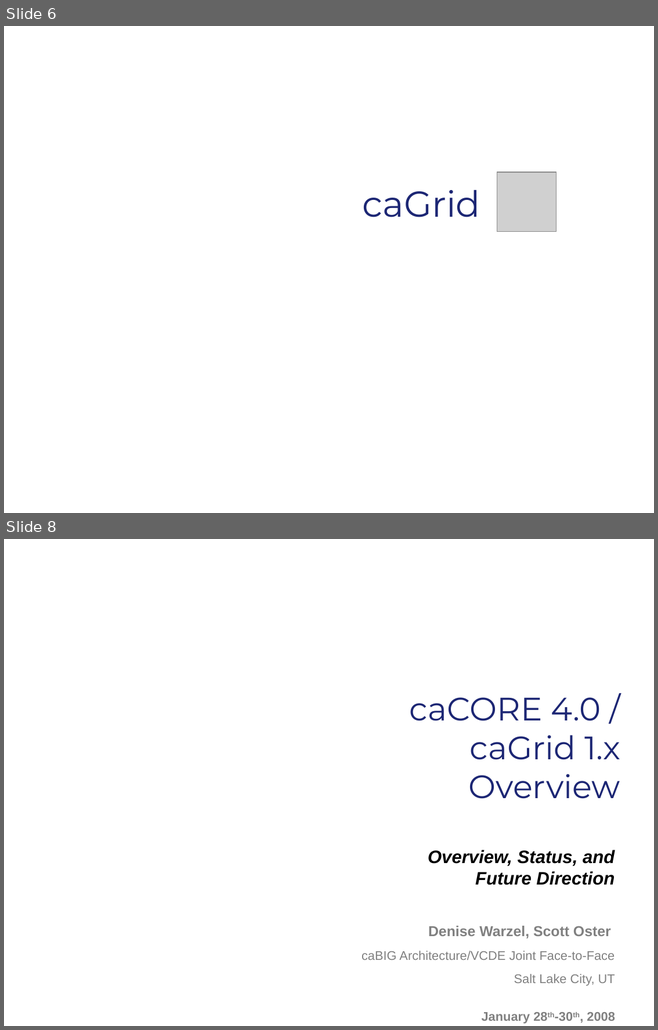
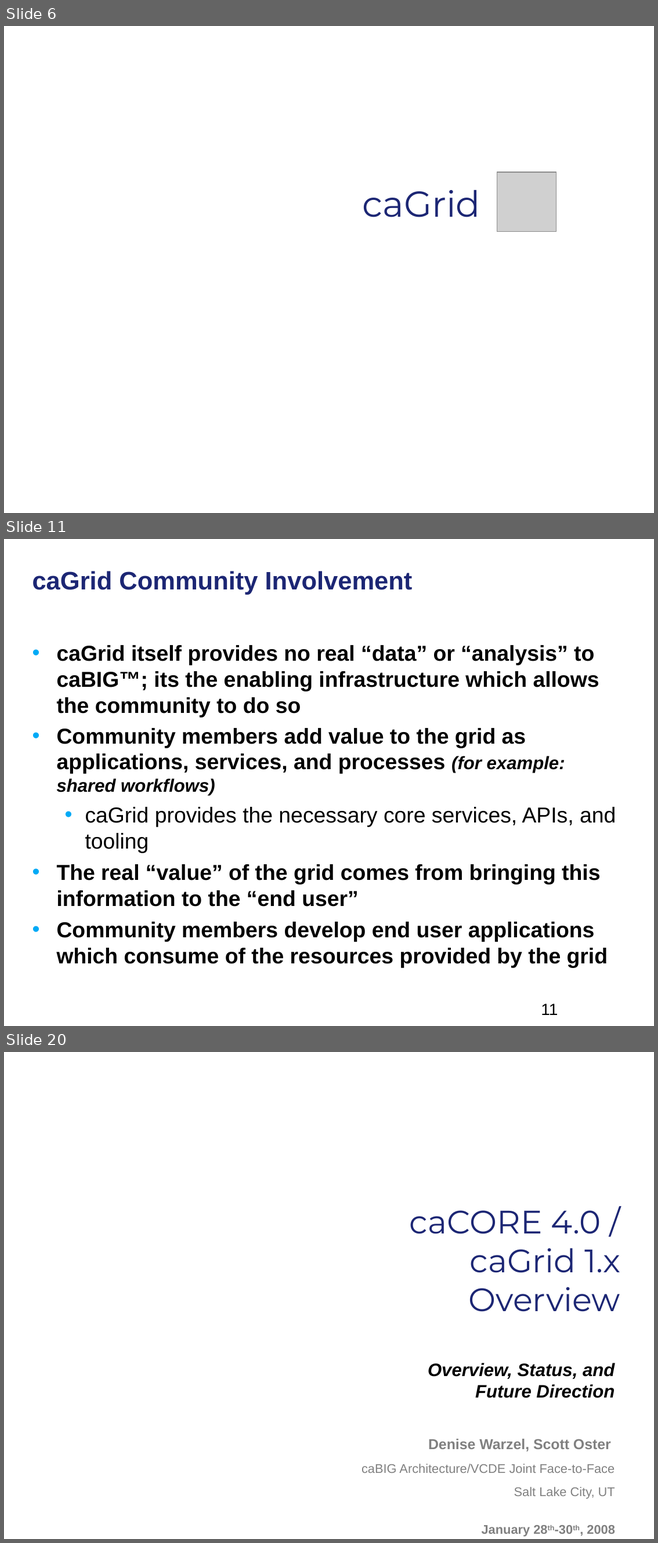
Before and after one commit to NCIP/cagrid-portal, a slide deck: cagrid-1-0/Documentation/presentations/200801_VCDE_ARCH/20080128_30_XCWS_F2F_Day2_caCORE_caGrid.ppt. Shown one above the other, each under a label of ours: slides 6 and 8 before the commit, slides 6, 11 and 20 after it; the slides between them are not shown. The pictures are 658x1030 and 658x1543 pixels, drawn with LibreOffice and Linux fonts; fonts in the diff are those of the drawing; grey boxes stand for pictures; background and template pictures are left out. Boxes give left, top, right and bottom in pixels: in the first picture for what was removed or moved away, otherwise in the second. Text is boxed around its words. In the diff, an @@ line names an element or a change of style, - is before the commit and + after.

```diff
--- a/cagrid-1-0/Documentation/presentations/200801_VCDE_ARCH/20080128_30_XCWS_F2F_Day2_caCORE_caGrid.ppt
+++ b/cagrid-1-0/Documentation/presentations/200801_VCDE_ARCH/20080128_30_XCWS_F2F_Day2_caCORE_caGrid.ppt
@@ slide 11 added at [4,539,654,1026], background picture (left out) @@
@@ title added at [32,571,412,595], 28 pt, text #1C2674, bold @@
+caGrid Community Involvement
@@ text added at [57,645,615,968], 24 pt, text #000000, bold @@
+• caGrid itself provides no real “data” or “analysis” to caBIG™; its the enabling infrastructure which allows the community to do so
+• Community members add value to the grid as applications, services, and processes (for example: shared workflows)
+  • caGrid provides the necessary core services, APIs, and tooling
+• The real “value” of the grid comes from bringing this information to the “end user”
+• Community members develop end user applications which consume of the resources provided by the grid
@@ page number added at [540,1004,557,1015], 18 pt, text #000000 @@
+11
@@ what was slide 8 is now slide 20 @@
```
Also in this commit, not shown: 1 slide changed, 15 other slides added, 1 slide removed.
